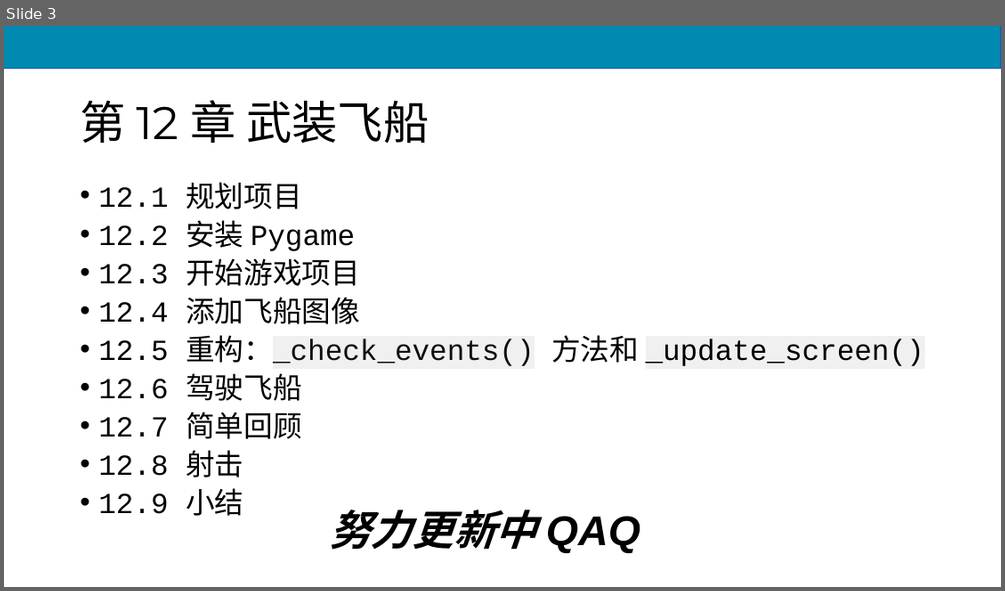
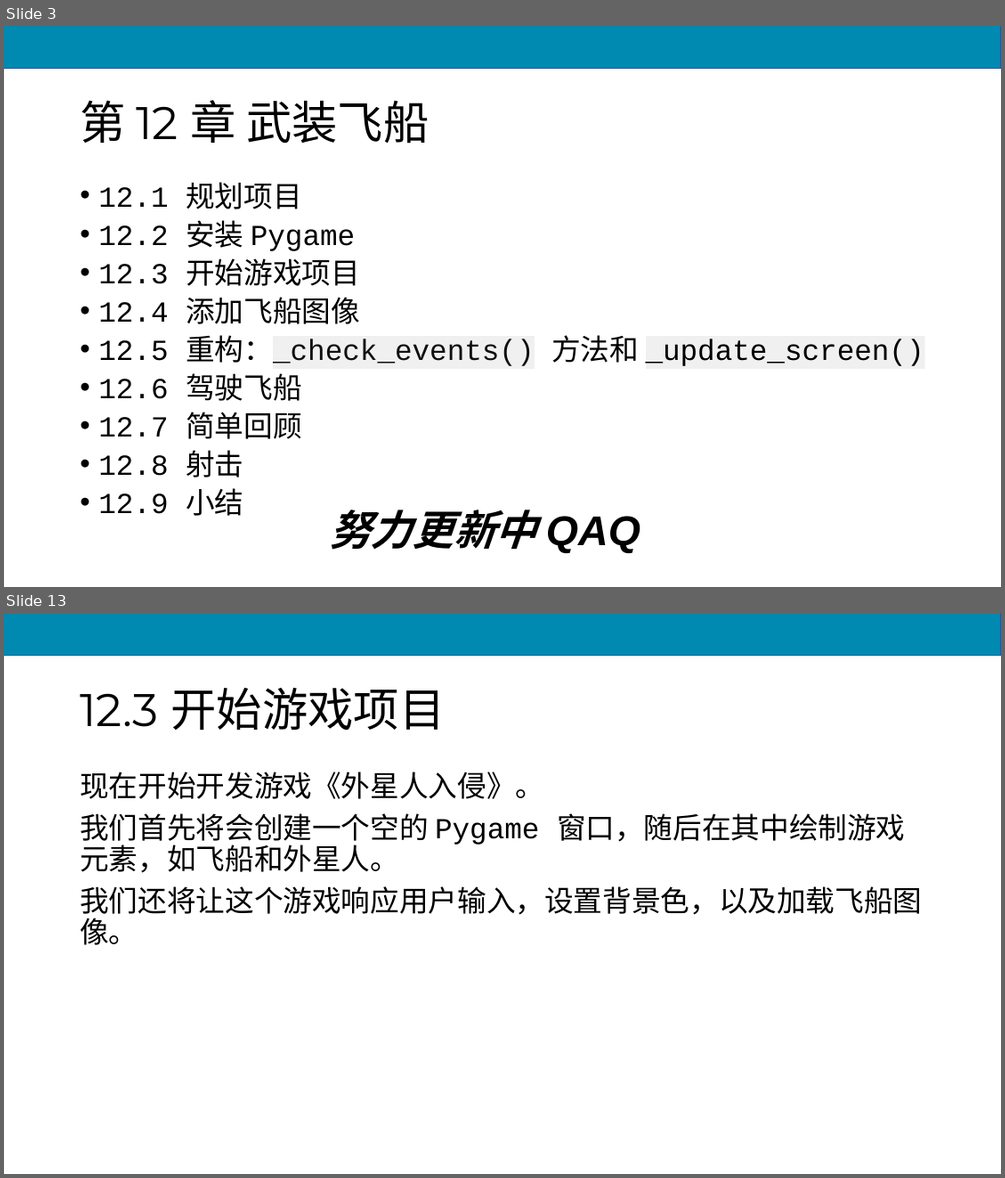
Before and after one commit to scruel/pcc_3e_slides, a slide deck: PPT/chapter12.pptx. Shown one above the other, each under a label of ours: slide 3 before the commit, slides 3 and 13 after it; the slides between them are not shown. The pictures are 1005x591 and 1005x1178 pixels, drawn with LibreOffice and Linux fonts; fonts in the diff are those of the drawing. Boxes give left, top, right and bottom in pixels: in the first picture for what was removed or moved away, otherwise in the second. Text is boxed around its words. In the diff, an @@ line names an element or a change of style, - is before the commit and + after.

```diff
--- a/PPT/chapter12.pptx
+++ b/PPT/chapter12.pptx
@@ slide 13 added at [4,613,1001,1174], background #FFFFFF; not listed: 1 template element that a slide beside it also shows @@
@@ title added at [80,688,445,730], 44 pt, text #000000 @@
+12.3 开始游戏项目
@@ text added at [80,771,922,945], 28 pt, text #000000 @@
+现在开始开发游戏《外星人入侵》。
+我们首先将会创建一个空的 Pygame 窗口，随后在其中绘制游戏元素，如飞船和外星人。
+我们还将让这个游戏响应用户输入，设置背景色，以及加载飞船图像。
```
Also in this commit, not shown: 1 slide changed, 37 other slides added, 10 slides removed, 7 other files.
